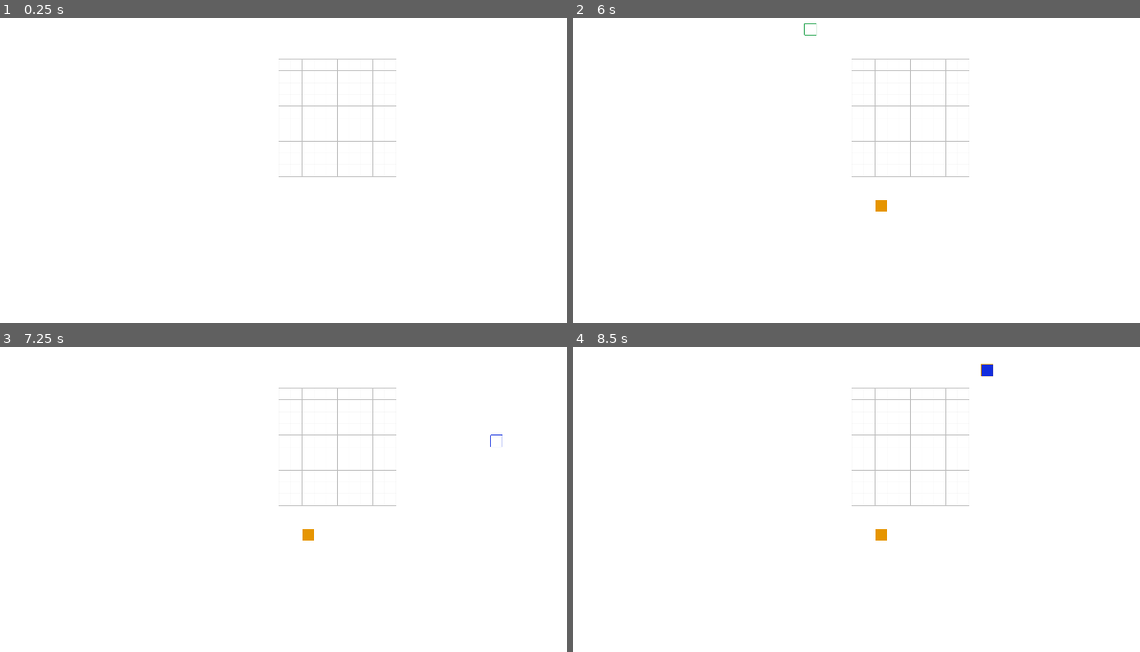
Above: before the commit, frames 1-4 (two rows, left to right).
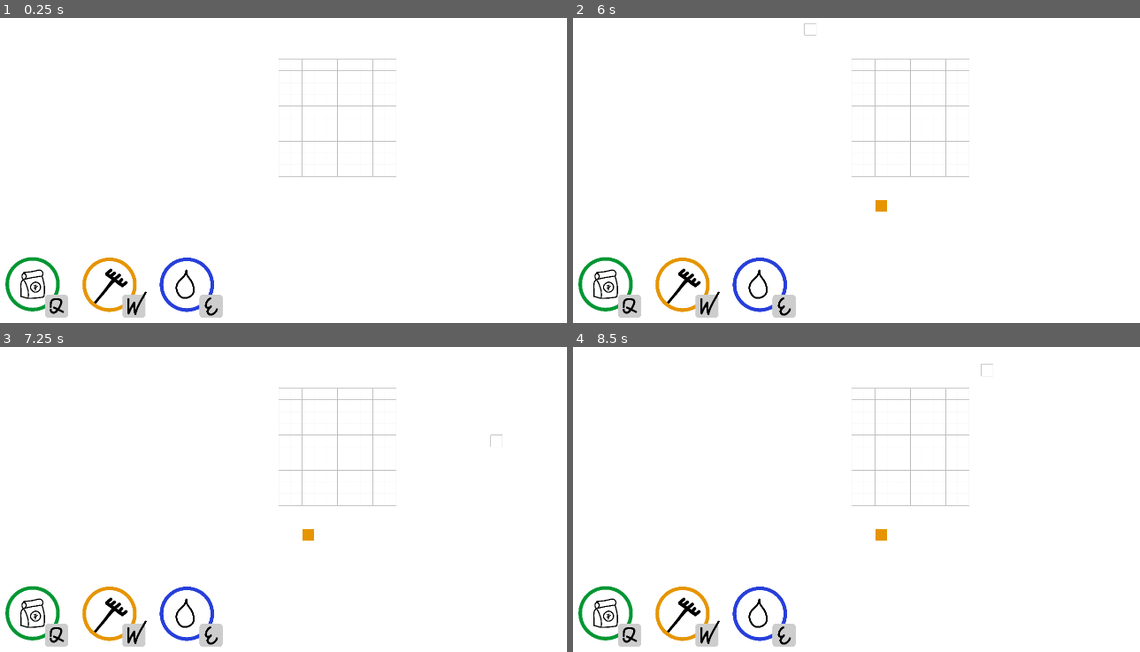
Above: after the commit, the same moments.

Repository: romaiy/gamedev-homework
Game: Godot game, scene res://scenes/main/main.tscn
Same seed, same stepped clock (60 frames per second), same inputs: the game is played once before the commit and once after it.
Inputs (mouse positions are in pixels of both pictures, inside the frame that each line leads up to):
- Up to frame 1 (0.25 s): no input
- Up to frame 2 (6 s): tap Enter at 0.5, 2, 3.5 s; move the mouse to (1066, 109) at 0.52 s; hold Q (plant) 0.53-1.28 s; tap E (water) at 0.8, 1.35, 3.05, 4.35, 5.3 s; tap Space at 1.25, 2.75, 4.25 s; move the mouse to (771, 149) at 1.27 s; tap W (weed) at 1.55, 3.8 s; move the mouse to (981, 39) at 2.02 s; hold W (weed) 2.03-2.78 s; tap Q (plant) at 2.3, 4.55, 5.85 s; move the mouse to (873, 207) at 2.77 s; click (873, 207) at 2.85 s; move the mouse to (1122, 188) at 3.52 s; hold Q (plant) 3.53-4.28 s; move the mouse to (697, 69) at 4.27 s; move the mouse to (947, 127) at 5.02 s; hold W (weed) 5.03-5.78 s; move the mouse to (805, 30) at 5.77 s
- Up to frame 3 (7.25 s): tap W (weed) at 6.05 s; move the mouse to (493, 438) at 6.52 s; hold E (water) from 6.53 s (still down); tap Q (plant) at 6.8 s
- Up to frame 4 (8.5 s): move the mouse to (771, 478) at 7.27 s; release E (water) at 7.28 s; tap W (weed) at 7.35, 8.3 s; tap E (water) at 7.55 s; move the mouse to (981, 368) at 8.02 s; press the mouse at (981, 368) at 8.03 s

The runs differ from the first frame. In frame 1, 2.4% of the frame differs, in the area x 0-40%, y 78-99%; in frame 2, 2.4%; in frame 3, 2.4%; in frame 4, 2.5%, in the area x 0-75%, y 5-99%.
Error in both runs: Invalid access to property or key 'position' on a base object of type 'InputEventKey'. (res://scenes/user/user.gd:28)

Commit message:
feat: added hud, some gtid changes

Diff:
--- a/project.godot
+++ b/project.godot
@@ -25,7 +25,6 @@
 
 window/size/viewport_width=1920
 window/size/viewport_height=1080
-window/size/mode=2
 
 [editor_plugins]
 
--- /dev/null
+++ b/scenes/hud/hud.tscn
@@ -0,0 +1,116 @@
+[gd_scene load_steps=6 format=3 uid="uid://ddc30ltvi7iru"]
+
+[ext_resource type="Texture2D" uid="uid://decxtvnot8h2g" path="res://assets/icons/plant.png" id="1_itinc"]
+[ext_resource type="Texture2D" uid="uid://d3l6mtf65dv47" path="res://assets/icons/weed.png" id="1_ob66n"]
+[ext_resource type="Texture2D" uid="uid://ckjjvn6l3ma1y" path="res://assets/icons/text-wrapper.png" id="2_g6bpl"]
+[ext_resource type="Texture2D" uid="uid://bise35vnsy7sf" path="res://assets/icons/water.png" id="3_1r50j"]
+[ext_resource type="FontFile" uid="uid://yyihm3blh2ec" path="res://assets/fonts/Kurochkalapkoi.ttf" id="3_ha6ov"]
+
+[node name="Hud" type="Node2D"]
+
+[node name="CanvasGroup" type="CanvasGroup" parent="."]
+
+[node name="plant" type="Node2D" parent="CanvasGroup"]
+position = Vector2(40, 870)
+scale = Vector2(0.2, 0.2)
+metadata/_edit_group_ = true
+
+[node name="sprite" type="Sprite2D" parent="CanvasGroup/plant"]
+position = Vector2(460, 475)
+texture = ExtResource("1_itinc")
+
+[node name="Text-wrapper" type="Sprite2D" parent="CanvasGroup/plant"]
+position = Vector2(785, 775)
+scale = Vector2(1.2, 1.2)
+texture = ExtResource("2_g6bpl")
+
+[node name="Label" type="Label" parent="CanvasGroup/plant/Text-wrapper"]
+anchors_preset = 8
+anchor_left = 0.5
+anchor_top = 0.5
+anchor_right = 0.5
+anchor_bottom = 0.5
+offset_left = -635.833
+offset_top = -823.333
+offset_right = -420.833
+offset_bottom = -343.333
+grow_horizontal = 2
+grow_vertical = 2
+size_flags_horizontal = 4
+size_flags_vertical = 0
+theme_override_colors/font_color = Color(0, 0, 0, 1)
+theme_override_fonts/font = ExtResource("3_ha6ov")
+theme_override_font_sizes/font_size = 330
+text = "Q"
+horizontal_alignment = 1
+vertical_alignment = 1
+
+[node name="weed" type="Node2D" parent="CanvasGroup"]
+position = Vector2(250, 870)
+scale = Vector2(0.2, 0.2)
+metadata/_edit_group_ = true
+
+[node name="sprite" type="Sprite2D" parent="CanvasGroup/weed"]
+position = Vector2(455, 481)
+texture = ExtResource("1_ob66n")
+
+[node name="Text-wrapper" type="Sprite2D" parent="CanvasGroup/weed"]
+position = Vector2(785, 775)
+scale = Vector2(1.2, 1.2)
+texture = ExtResource("2_g6bpl")
+
+[node name="Label" type="Label" parent="CanvasGroup/weed/Text-wrapper"]
+anchors_preset = 8
+anchor_left = 0.5
+anchor_top = 0.5
+anchor_right = 0.5
+anchor_bottom = 0.5
+offset_left = -615.0
+offset_top = -810.833
+offset_right = -379.0
+offset_bottom = -330.833
+grow_horizontal = 2
+grow_vertical = 2
+size_flags_horizontal = 4
+size_flags_vertical = 0
+theme_override_colors/font_color = Color(0, 0, 0, 1)
+theme_override_fonts/font = ExtResource("3_ha6ov")
+theme_override_font_sizes/font_size = 330
+text = "W"
+horizontal_alignment = 1
+vertical_alignment = 1
+
+[node name="water" type="Node2D" parent="CanvasGroup"]
+position = Vector2(460, 870)
+scale = Vector2(0.2, 0.2)
+metadata/_edit_group_ = true
+
+[node name="sprite" type="Sprite2D" parent="CanvasGroup/water"]
+position = Vector2(455, 481)
+texture = ExtResource("3_1r50j")
+
+[node name="Text-wrapper" type="Sprite2D" parent="CanvasGroup/water"]
+position = Vector2(785, 775)
+scale = Vector2(1.2, 1.2)
+texture = ExtResource("2_g6bpl")
+
+[node name="Label" type="Label" parent="CanvasGroup/water/Text-wrapper"]
+anchors_preset = 8
+anchor_left = 0.5
+anchor_top = 0.5
+anchor_right = 0.5
+anchor_bottom = 0.5
+offset_left = -635.833
+offset_top = -806.667
+offset_right = -420.833
+offset_bottom = -326.667
+grow_horizontal = 2
+grow_vertical = 2
+size_flags_horizontal = 4
+size_flags_vertical = 0
+theme_override_colors/font_color = Color(0, 0, 0, 1)
+theme_override_fonts/font = ExtResource("3_ha6ov")
+theme_override_font_sizes/font_size = 330
+text = "E"
+horizontal_alignment = 1
+vertical_alignment = 1
--- a/scenes/main/grid.gd
+++ b/scenes/main/grid.gd
@@ -1,6 +1,7 @@
 extends Node2D
 
 var current_action_color = Main.action_colors.plant
+var temp_action = 'plant'
 
 var active_cell_points = []
 
@@ -30,9 +31,23 @@
 func _on_user_target_cell_change(pos:Vector2) -> void:
 	var x = floor(pos.x/Main.cell_size.x)
 	var y = floor(pos.y/Main.cell_size.y)
+
+	if (pos.x >= Main.grid_offset.x and pos.x <= Main.grid_offset.x + Main.grid_size.x and
+		pos.y >= Main.grid_offset.y and pos.y <= Main.grid_offset.y + Main.grid_size.y):
+		Main.current_action = temp_action
+		Main.is_out_of_grid = false
+	else:
+		Main.is_out_of_grid = true
+		Main.current_action = 'disabled'
+
+	current_action_color = Main.action_colors[Main.current_action]
+
 	draw_active_cell(Vector2(x, y))
 
 
-func _on_user_user_action_change(action_type: String):
-	current_action_color = Main.action_colors[action_type]
+func _on_user_user_action_change():
+	temp_action = Main.current_action
+	var color = 'disabled' if Main.is_out_of_grid else Main.current_action
+
+	current_action_color = Main.action_colors[color]
 	queue_redraw()
--- a/scenes/main/main.gd
+++ b/scenes/main/main.gd
@@ -8,16 +8,18 @@
 
 const cell_amount = Vector2(grid_size.x / cell_size.x, grid_size.y / cell_size.y)
 
-const offset = Vector2(800, 352)
+const grid_offset = Vector2(800, 352)
 
 const action_colors = {
 	'plant': '#009632',
 	'weed': '#e69500',
-	'water': '#122dde',
+	'water': '#273fda',
 	'disabled': '#bdbdbd'
 }
 
 var current_action = 'plant'
+
+var is_out_of_grid = false
 
 func _ready():
 	pass
@@ -33,13 +35,13 @@
 	draw_rect(Rect2(Vector2(0, 0), screen_size), "#FFFFFF")
 
 	for i in range(cell_amount.x + 1):
-		var from := Vector2(i * cell_size.x, 0) + offset
-		var to := Vector2(i * cell_size.x, grid_size.y) + offset
+		var from := Vector2(i * cell_size.x, 0) + grid_offset
+		var to := Vector2(i * cell_size.x, grid_size.y) + grid_offset
 		draw_line(from, to, '#bdbdbd')
 
 	for i in range(cell_amount.y + 1):
-		var from := Vector2(0, cell_size.y * i) + offset
-		var to := Vector2(grid_size.x, cell_size.y * i) + offset
+		var from := Vector2(0, cell_size.y * i) + grid_offset
+		var to := Vector2(grid_size.x, cell_size.y * i) + grid_offset
 		draw_line(from, to, '#bdbdbd')
 
 func cell2pixel(cell:Vector2):
--- a/scenes/main/main.tscn
+++ b/scenes/main/main.tscn
@@ -1,8 +1,9 @@
-[gd_scene load_steps=4 format=3 uid="uid://cnpo6kv5on1q8"]
+[gd_scene load_steps=5 format=3 uid="uid://cnpo6kv5on1q8"]
 
 [ext_resource type="Script" path="res://scenes/main/grid.gd" id="1_13blv"]
 [ext_resource type="PackedScene" uid="uid://bc7mcapulja5u" path="res://scenes/user/user.tscn" id="2_m5r1a"]
 [ext_resource type="PackedScene" uid="uid://ddtylbqwpg8gp" path="res://scenes/farm/farm.tscn" id="2_o1oq7"]
+[ext_resource type="PackedScene" uid="uid://ddc30ltvi7iru" path="res://scenes/hud/hud.tscn" id="4_kf115"]
 
 [node name="world" type="Node2D"]
 
@@ -13,6 +14,8 @@
 [node name="grid" type="Node2D" parent="."]
 script = ExtResource("1_13blv")
 
+[node name="Hud" parent="." instance=ExtResource("4_kf115")]
+
 [connection signal="target_cell_change" from="user" to="grid" method="_on_user_target_cell_change"]
 [connection signal="user_action_change" from="user" to="grid" method="_on_user_user_action_change"]
 [connection signal="user_clicked" from="user" to="farm" method="add_active_cell"]
--- a/scenes/user/user.gd
+++ b/scenes/user/user.gd
@@ -10,15 +10,15 @@
 func _process(_delta):
 	if Input.is_action_pressed("plant"):
 		Main.current_action = 'plant'
-		user_action_change.emit('plant')
+		user_action_change.emit()
 
 	if Input.is_action_pressed("weed"):
 		Main.current_action = 'weed'
-		user_action_change.emit('weed')
+		user_action_change.emit()
 
 	if Input.is_action_pressed("water"):
 		Main.current_action = 'water'
-		user_action_change.emit('water')
+		user_action_change.emit()
 
 func _input(event) -> void:
 	if event is InputEventMouseMotion:
Binary file added: assets/fonts/Kurochkalapkoi.ttf
Not shown, added: assets/fonts/Kurochkalapkoi.ttf.import
Binary file added: assets/icons/plant-hover.png
Not shown, added: assets/icons/plant-hover.png.import
Binary file added: assets/icons/plant.png
Not shown, added: assets/icons/plant.png.import
Binary file added: assets/icons/text-wrapper.png
Not shown, added: assets/icons/text-wrapper.png.import
Binary file added: assets/icons/water-hover.png
Not shown, added: assets/icons/water-hover.png.import
Binary file added: assets/icons/water.png
Not shown, added: assets/icons/water.png.import
(and 13 more such lines)
